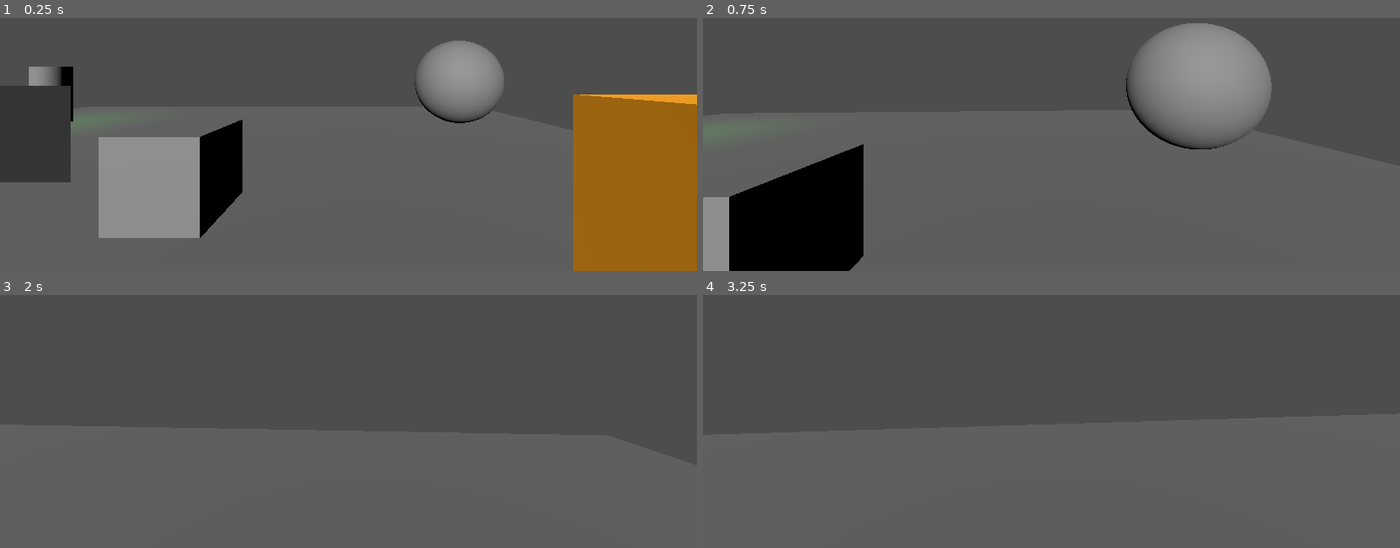
Above: before the commit, frames 1-4 (two rows, left to right).
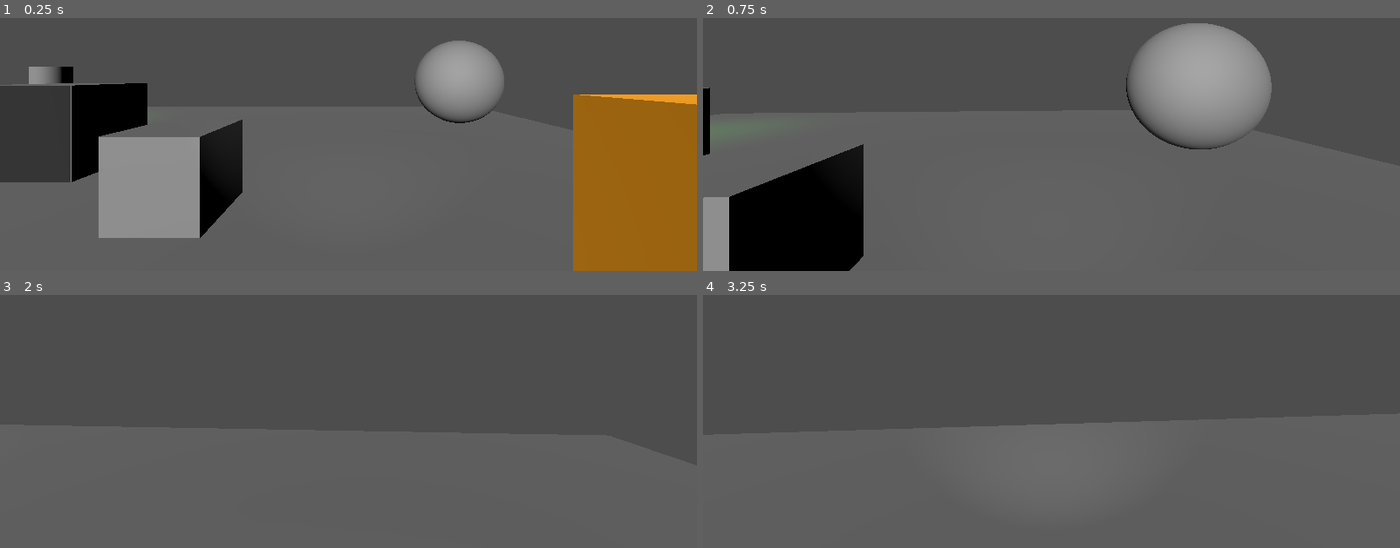
Above: after the commit, the same moments.

Repository: hadll/i-unno
Game: Godot game, scene res://scenes/playground_chloe.tscn
Two runs of this game, one before a commit and one after it. Both use one fixed random seed, a clock stepped at 60 frames per second and the inputs below. This scene is started directly instead of the project's main scene.
Inputs (mouse positions are in pixels of both pictures, inside the frame that each line leads up to):
- Up to frame 1 (0.25 s): no input
- Up to frame 2 (0.75 s): tap Enter at 0.5 s; move the mouse to (1086, 73) at 0.52 s; hold W (move_forward) from 0.53 s (still down); tap 1 (freecam_on) at 0.6 s; click (1086, 73) at 0.67 s
- Up to frame 3 (2 s): keep holding W (move_forward); tap Space (move_jump) at 0.77, 1.52 s; move the mouse to (313, 353) at 1.27 s; tap 2 (freecam_swap) at 1.35 s
- Up to frame 4 (3.25 s): keep holding W (move_forward); tap Space (move_jump) at 2, 3.02 s; move the mouse to (1065, 345) at 2.02 s; tap 3 (freecam_tp) at 2.1 s; move the mouse to (1044, 358) at 2.77 s; tap Ctrl (move_crouch) at 2.85 s; click (1044, 358) at 2.92 s

The runs differ from the first frame. In frame 1, 3.2% of the frame differs, in the area x 4-66%, y 25-65%; in frame 2, 0.3%; in frame 3, less than 0.1%; in frame 4, less than 0.1%.
Error in both runs: Cannot call method 'shader_create_from_spirv' on a null value. (res://scripts/ditherer.gd:25)

Commit message:
multiplayer roles

Diff:
--- a/scenes/level.tscn
+++ b/scenes/level.tscn
@@ -3,6 +3,20 @@
 [ext_resource type="Script" uid="uid://b7iqdjcxrkkum" path="res://scripts/levelgen/level_generator.gd" id="1_2q6dc"]
 [ext_resource type="Script" uid="uid://b635bb0hp26mg" path="res://scripts/level.gd" id="1_w8frs"]
 [ext_resource type="Resource" uid="uid://dix18e35cxckh" path="res://assets/levelgen/generation.tres" id="2_w7c3h"]
+[ext_resource type="Script" uid="uid://y8yqh08fax47" path="res://scripts/ditherer.gd" id="4_mx8sn"]
+
+[sub_resource type="CompositorEffect" id="CompositorEffect_yf5fn"]
+resource_local_to_scene = false
+resource_name = ""
+enabled = true
+effect_callback_type = 4
+needs_motion_vectors = false
+needs_normal_roughness = false
+script = ExtResource("4_mx8sn")
+metadata/_custom_type_script = "uid://y8yqh08fax47"
+
+[sub_resource type="Compositor" id="Compositor_g4v7s"]
+compositor_effects = Array[CompositorEffect]([SubResource("CompositorEffect_yf5fn")])
 
 [node name="Level" type="Node3D" unique_id=862827639]
 script = ExtResource("1_w8frs")
@@ -11,3 +25,6 @@
 script = ExtResource("1_2q6dc")
 gen = ExtResource("2_w7c3h")
 metadata/_custom_type_script = "uid://b7iqdjcxrkkum"
+
+[node name="WorldEnvironment" type="WorldEnvironment" parent="." unique_id=556321814]
+compositor = SubResource("Compositor_g4v7s")
--- a/scenes/levelgen/rooms/room_start.tscn
+++ b/scenes/levelgen/rooms/room_start.tscn
@@ -1,6 +1,7 @@
 [gd_scene format=3 uid="uid://brgo1fltj8ewl"]
 
-[ext_resource type="Script" uid="uid://ddw38u6b6an1a" path="res://scripts/levelgen/generation_object.gd" id="1_8ewhc"]
+[ext_resource type="Script" uid="uid://c0gji5pa8chf5" path="res://scripts/levelgen/rooms/room_start.gd" id="1_8ewhc"]
+[ext_resource type="PackedScene" uid="uid://cuiqnc7ir6lns" path="res://scenes/moving_player.tscn" id="2_hg6cr"]
 
 [sub_resource type="BoxShape3D" id="BoxShape3D_hg6cr"]
 size = Vector3(10, 1, 10)
@@ -8,8 +9,10 @@
 [sub_resource type="BoxMesh" id="BoxMesh_so8dq"]
 size = Vector3(10, 1, 10)
 
-[node name="RoomStart" type="Node3D" unique_id=1906132364]
+[node name="RoomStart" type="Node3D" unique_id=1906132364 node_paths=PackedStringArray("spawn_point")]
 script = ExtResource("1_8ewhc")
+player_scene = ExtResource("2_hg6cr")
+spawn_point = NodePath("Static/Spawn")
 metadata/_custom_type_script = "uid://ddw38u6b6an1a"
 
 [node name="Static" type="StaticBody3D" parent="." unique_id=217643138]
@@ -21,3 +24,6 @@
 [node name="MeshInstance3D" type="MeshInstance3D" parent="Static" unique_id=1232164423]
 transform = Transform3D(1, 0, 0, 0, 1, 0, 0, 0, 1, 2.5, -0.5, 2.5)
 mesh = SubResource("BoxMesh_so8dq")
+
+[node name="Spawn" type="Node3D" parent="Static" unique_id=1617246010]
+transform = Transform3D(1, 0, 0, 0, 1, 0, 0, 0, 1, 2.5, 0, 2.5)
--- a/scenes/monitor.tscn
+++ b/scenes/monitor.tscn
@@ -5,6 +5,9 @@
 [ext_resource type="Script" uid="uid://c2vlk0ij1eiwu" path="res://scripts/triggers/click_trigger_3d.gd" id="3_712wi"]
 
 [sub_resource type="BoxShape3D" id="BoxShape3D_g4v7s"]
+
+[sub_resource type="BoxMesh" id="BoxMesh_g4v7s"]
+size = Vector3(1, 1, 0.99)
 
 [sub_resource type="QuadMesh" id="QuadMesh_g4v7s"]
 
@@ -21,6 +24,9 @@
 [node name="CollisionShape3D" type="CollisionShape3D" parent="." unique_id=1503137045]
 shape = SubResource("BoxShape3D_g4v7s")
 
+[node name="MeshInstance3D" type="MeshInstance3D" parent="." unique_id=636389825]
+mesh = SubResource("BoxMesh_g4v7s")
+
 [node name="ScreenMesh" type="MeshInstance3D" parent="." unique_id=1854944995]
 transform = Transform3D(1, 0, 0, 0, 1, 0, 0, 0, 1, 0, 0, 0.5)
 mesh = SubResource("QuadMesh_g4v7s")
--- a/scenes/moving_player.tscn
+++ b/scenes/moving_player.tscn
@@ -48,6 +48,10 @@
 [node name="CameraPoint" type="Node3D" parent="Body" unique_id=1373649591]
 transform = Transform3D(1, 0, 0, 0, 1, 0, 0, 0, 1, 0, 1.6, 0)
 
+[node name="SpotLight3D" type="SpotLight3D" parent="Body/CameraPoint" unique_id=986261397]
+spot_range = 8.0
+spot_angle = 35.0
+
 [node name="PlayerCamera" type="Camera3D" parent="." unique_id=968239037]
 top_level = true
 current = true
--- a/scenes/multiplayer_room.tscn
+++ b/scenes/multiplayer_room.tscn
@@ -2,7 +2,8 @@
 
 [ext_resource type="Script" uid="uid://b1f87nxncxmf3" path="res://scripts/multiplayer/multiplayer_room_screen.gd" id="1_7q14u"]
 [ext_resource type="PackedScene" uid="uid://ortc1uhcfowp" path="res://scenes/lobby_player.tscn" id="2_ugdk5"]
-[ext_resource type="PackedScene" uid="uid://fq52ykjqm3oj" path="res://scenes/playground_chloe.tscn" id="3_sm5bm"]
+[ext_resource type="PackedScene" uid="uid://dfl0ouravh1mb" path="res://scenes/level.tscn" id="3_uxuh7"]
+[ext_resource type="PackedScene" uid="uid://bdx3p52q2uq86" path="res://scenes/office.tscn" id="4_1eep4"]
 
 [sub_resource type="LabelSettings" id="LabelSettings_g4v7s"]
 font_size = 40
@@ -15,7 +16,8 @@
 grow_vertical = 2
 script = ExtResource("1_7q14u")
 lobby_player_scene = ExtResource("2_ugdk5")
-game_scene = ExtResource("3_sm5bm")
+level_scene = ExtResource("3_uxuh7")
+office_scene = ExtResource("4_1eep4")
 
 [node name="Start" type="VBoxContainer" parent="." unique_id=1303817634]
 custom_minimum_size = Vector2(256, 0)
--- a/scenes/office.tscn
+++ b/scenes/office.tscn
@@ -1,5 +1,6 @@
 [gd_scene format=3 uid="uid://bdx3p52q2uq86"]
 
+[ext_resource type="Script" uid="uid://b82rag0br1w7i" path="res://scripts/office.gd" id="1_6hbky"]
 [ext_resource type="Script" uid="uid://xlmuadquvy0u" path="res://scripts/triggers/list_trigger.gd" id="1_qphb6"]
 [ext_resource type="Script" uid="uid://q3t4j0k4xwsm" path="res://scripts/triggers/trigger.gd" id="2_hub07"]
 [ext_resource type="Script" uid="uid://bpj8ajinuuf45" path="res://scripts/triggers/auto_trigger.gd" id="3_2knxt"]
@@ -8,8 +9,9 @@
 [ext_resource type="PackedScene" uid="uid://di52orq243m4u" path="res://scenes/office_player.tscn" id="6_fmddn"]
 [ext_resource type="PackedScene" uid="uid://bcqm7kysac72w" path="res://scenes/objects/security_door.tscn" id="8_fmddn"]
 [ext_resource type="Script" uid="uid://y8yqh08fax47" path="res://scripts/ditherer.gd" id="9_gdafm"]
-
-[sub_resource type="BoxMesh" id="BoxMesh_s8xio"]
+[ext_resource type="Script" uid="uid://b7iqdjcxrkkum" path="res://scripts/levelgen/level_generator.gd" id="10_o23kw"]
+[ext_resource type="Resource" uid="uid://dix18e35cxckh" path="res://assets/levelgen/generation.tres" id="11_wruke"]
+[ext_resource type="PackedScene" uid="uid://dp50arh8m1yce" path="res://scenes/monitor.tscn" id="12_o23kw"]
 
 [sub_resource type="InputEventKey" id="InputEventKey_fmddn"]
 device = -1
@@ -40,7 +42,10 @@
 radius = 50.0
 height = 100.0
 
+[sub_resource type="BoxMesh" id="BoxMesh_s8xio"]
+
 [node name="Office" type="Node3D" unique_id=863738101]
+script = ExtResource("1_6hbky")
 
 [node name="CameraLookList" type="Node3D" parent="." unique_id=1551749769 node_paths=PackedStringArray("triggers")]
 script = ExtResource("1_qphb6")
@@ -100,10 +105,6 @@
 
 [node name="OfficePlayer" parent="." unique_id=808834498 instance=ExtResource("6_fmddn")]
 
-[node name="MeshInstance3D" type="MeshInstance3D" parent="." unique_id=1927505321]
-transform = Transform3D(0.70710677, 0, -0.70710677, 0, 1, 0, 0.70710677, 0, 0.70710677, 0, 0, -1.4142135)
-mesh = SubResource("BoxMesh_s8xio")
-
 [node name="SecurityDoor" parent="." unique_id=1712412024 node_paths=PackedStringArray("triggers") instance=ExtResource("8_fmddn")]
 transform = Transform3D(1, 0, 0, 0, 1, 0, 0, 0, 1, -3.9730492, -1.2628686, 0.2910595)
 condition = 4
@@ -118,7 +119,7 @@
 compositor = SubResource("Compositor_in4ui")
 
 [node name="OmniLight3D" type="OmniLight3D" parent="." unique_id=96264283]
-transform = Transform3D(1, 0, 0, 0, 1, 0, 0, 0, 1, -0.92233133, 3.0170763, -1.3512583)
+transform = Transform3D(1, 0, 0, 0, 1, 0, 0, 0, 1, -0.92233133, 3.0170763, 0.44297194)
 light_energy = 6.046
 omni_range = 8.606912
 
@@ -126,3 +127,15 @@
 transform = Transform3D(1, 0, 0, 0, 1, 0, 0, 0, 1, 0.018257856, 1.1920929e-07, -0.0017261505)
 mesh = SubResource("SphereMesh_s8xio")
 metadata/_edit_lock_ = true
+
+[node name="LevelGenerator" type="Node" parent="." unique_id=140893405]
+script = ExtResource("10_o23kw")
+gen = ExtResource("11_wruke")
+metadata/_custom_type_script = "uid://b7iqdjcxrkkum"
+
+[node name="MeshInstance3D" type="MeshInstance3D" parent="." unique_id=1927505321]
+transform = Transform3D(0.70710677, 0, -0.70710677, 0, 1, 0, 0.70710677, 0, 0.70710677, 0, 0, -1.4142135)
+mesh = SubResource("BoxMesh_s8xio")
+
+[node name="Monitor" parent="." unique_id=762516301 instance=ExtResource("12_o23kw")]
+transform = Transform3D(1, 0, 0, 0, 1, 0, 0, 0, 1, 0, 0.521579, -0.7304406)
--- /dev/null
+++ b/scripts/levelgen/rooms/room_start.gd
@@ -0,0 +1,11 @@
+class_name RoomStart
+extends GenerationObject
+
+@export var player_scene: PackedScene
+@export var spawn_point: Node3D
+
+func _ready() -> void:
+	if not Player.me:
+		var player := player_scene.instantiate()
+		add_child(player)
+		player.global_position = spawn_point.global_position
--- a/scripts/multiplayer/multiplayer_connection.gd
+++ b/scripts/multiplayer/multiplayer_connection.gd
@@ -37,6 +37,9 @@
 	timer.wait_time = 3
 	timer.timeout.connect(check_for_updates)
 	add_child(timer)
+
+func is_host() -> bool:
+	return room_player_id == 0
 
 func get_my_data() -> Dictionary:
 	return {
--- a/scripts/multiplayer/multiplayer_room_screen.gd
+++ b/scripts/multiplayer/multiplayer_room_screen.gd
@@ -4,7 +4,8 @@
 const REQUIRED_PLAYERS := 2
 
 @export var lobby_player_scene: PackedScene
-@export var game_scene: PackedScene
+@export var level_scene: PackedScene
+@export var office_scene: PackedScene
 
 @onready var start_section: VBoxContainer = $Start
 @onready var lobby_section: VBoxContainer = $Lobby
@@ -24,7 +25,10 @@
 
 func game_state_changed(to: String) -> void:
 	if to == "game":
-		get_tree().change_scene_to_packed(game_scene)
+		if MultiplayerConnection.is_host():
+			get_tree().change_scene_to_packed(office_scene)
+		else:
+			get_tree().change_scene_to_packed(level_scene)
 
 func host() -> void:
 	await MultiplayerConnection.host_room()
--- /dev/null
+++ b/scripts/office.gd
@@ -0,0 +1,11 @@
+extends Node3D
+
+@onready var level_generator: LevelGenerator = $LevelGenerator
+
+func _ready() -> void:
+	generate()
+
+func generate() -> void:
+	var placement_rng := RandomNumberGenerator.new()
+	placement_rng.seed = level_generator.generate()
+	Map.draw(level_generator)
Not shown, added: scripts/levelgen/rooms/room_start.gd.uid
Not shown, added: scripts/office.gd.uid
